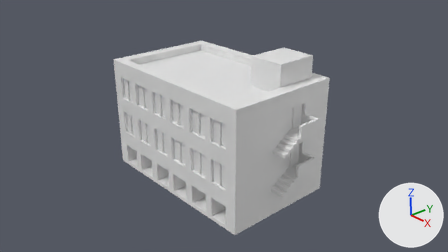
What one commit did to the Blender file 2013/20131118-01.blend.
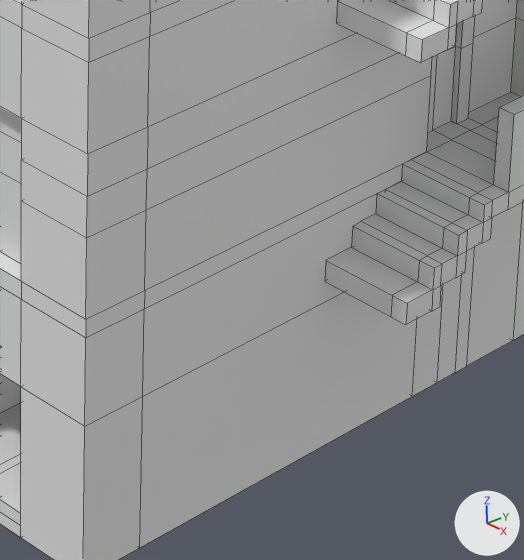
Old and new are each drawn from the file's camera 'Camera' and again close up on the part from 50% to 67% of the width and 59% to 92% of the height. The axes (+X, +Y, +Z) are drawn at lower right. The lights are the same throughout. The close-ups show mesh edges as thin lines.

In view in the first close-up: '立方体'.
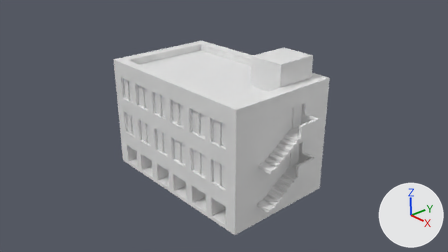
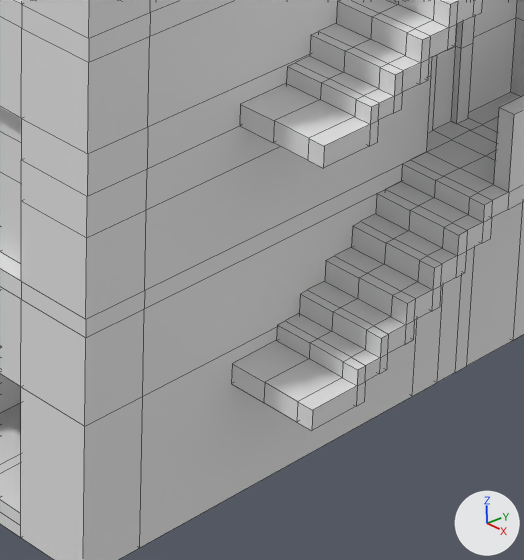
Where the change shows, as pixel boxes (x1, y1, x2, y2) in the close-ups (524 x 560 px):
part 1 of me_立方体, built on
    before: (325, 0, 498, 324)
    after: (231, 0, 498, 430)

Diff of the bpy script that builds the scene:
```diff
--- a/2013/20131118-01.blend.py
+++ b/2013/20131118-01.blend.py
@@ me_立方体 @@
 # used by ob_立方体; location = (0.006, 0.012, 0.954); scale = (1.57, 1.0, 1.0)
-me_立方体.from_pydata(...)  # 2030 vertices, 2028 faces; spans x -1.0..1.16, y -1.0..1.0, z -1.0..1.36
+me_立方体.from_pydata(...)  # 2242 vertices, 2240 faces; spans x -1.0..1.16, y -1.0..1.0, z -1.0..1.36
+# me_立方体 part 1
+# 76 faces are deleted
+# 45 vertices are added at x 1.0..1.16, y -0.55..-0.26, z -0.69..0.11
+# 68 new vertices lie (0.06, 0.0, 0.0) away from vertices in x 1.0, y -0.26..0.5, z -0.54..0.53
+# 16 new vertices lie (0.0, -0.06, 0.0) away from vertices in x 1.0..1.16, y -0.17, z -0.54..0.17
+# 8 new vertices lie (0.0, -0.05, 0.0) away from vertices in x 1.0..1.16, y -0.26, z -0.54..0.11
+# 8 new vertices lie (0.0, 0.0, -0.05) away from vertices in x 1.0..1.16, y -0.31..-0.23, z 0.11
+# 12 new vertices lie (0.0, 0.0, -0.06) away from vertices in x 1.0..1.16, y -0.34..-0.23, z -0.54
+# 8 new vertices lie (0.0, 0.0, -0.04) away from vertices in x 1.0..1.16, y -0.34..-0.31, z -0.6..0.06
+# 10 new vertices lie (0.0, -0.04, 0.0) away from vertices in x 1.0..1.16, y -0.34, z -0.64..0.06
+# 13 new vertices lie (0.06, 0.0, 0.0) away from vertices in x 1.0, y -0.41..-0.31, z -0.64..0.06
+# 12 new vertices lie (0.0, 0.0, -0.05) away from vertices in x 1.0..1.16, y -0.41..-0.38, z -0.64..0.02
+# 12 new vertices lie (0.0, -0.14, 0.0) away from vertices in x 1.0..1.16, y -0.41, z -0.69..0.02
+# 288 new faces join them
```
